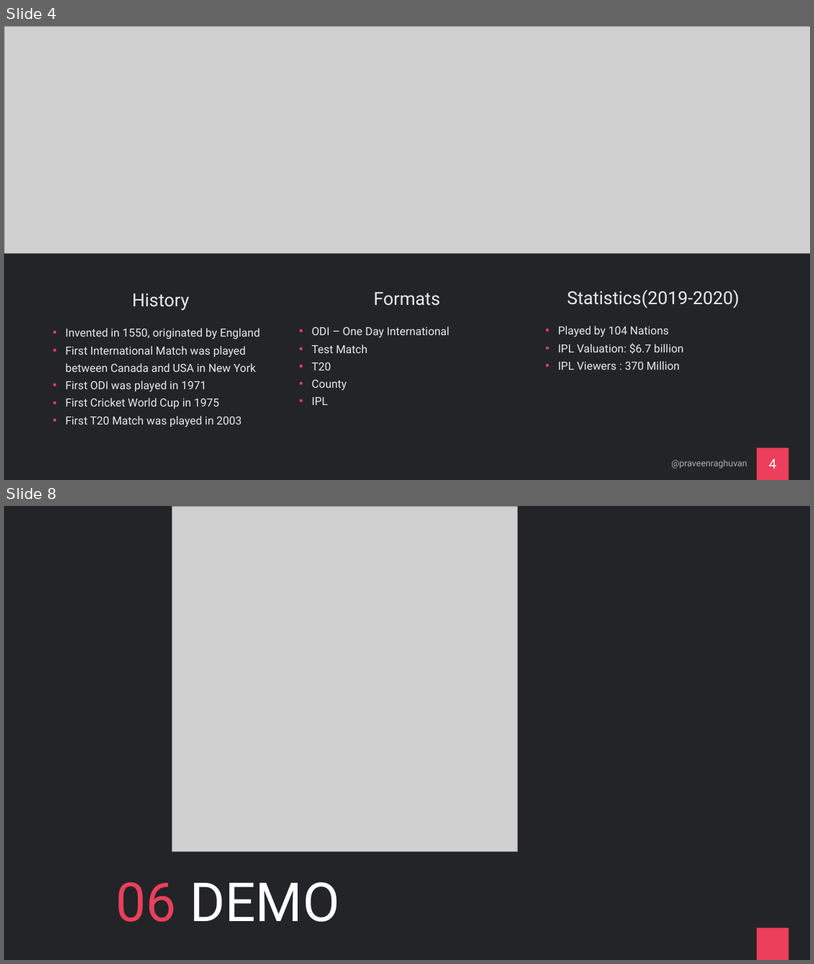
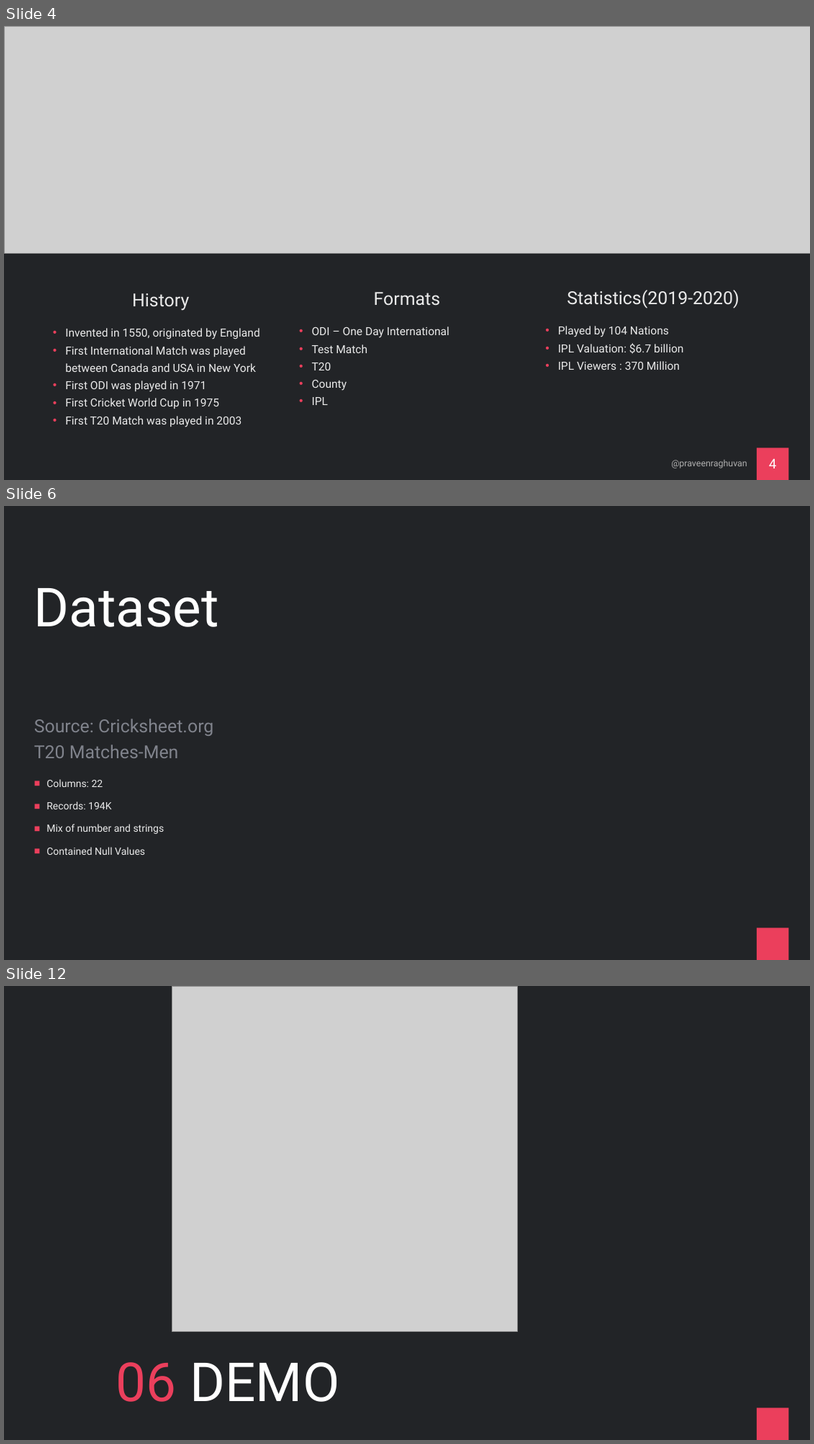
Before and after one commit to praveenraghuvanshi/tech-sessions, a slide deck: drafts/Sport Analytics/cricket-analytics.pptx. Shown one above the other, each under a label of ours: slides 4 and 8 before the commit, slides 4, 6 and 12 after it; the slides between them are not shown. The pictures are 814x964 and 814x1444 pixels, drawn with LibreOffice and Linux fonts; fonts in the diff are those of the drawing; grey boxes stand for pictures. Boxes give left, top, right and bottom in pixels: in the first picture for what was removed or moved away, otherwise in the second. Text is boxed around its words. In the diff, an @@ line names an element or a change of style, - is before the commit and + after.

```diff
--- a/drafts/Sport Analytics/cricket-analytics.pptx
+++ b/drafts/Sport Analytics/cricket-analytics.pptx
@@ slide 6 added at [4, 506, 810, 960], background #222427; not listed: 1 template element that a slide beside it also shows @@
@@ title added at [34, 588, 219, 627], 96 pt, text #FFFFFF @@
+Dataset
@@ text added at [34, 718, 214, 758], 32 pt, text #80838C @@
+Source: Cricksheet.org
+T20 Matches-Men
@@ text added at [46, 779, 165, 854], 18 pt, text #EAEAEA @@
+■ Columns: 22
+■ Records: 194K
+■ Mix of number and strings
+■ Contained Null Values
@@ what was slide 8 is now slide 12 @@
```
Also in this commit, not shown: 3 slides changed, 4 other slides added.
